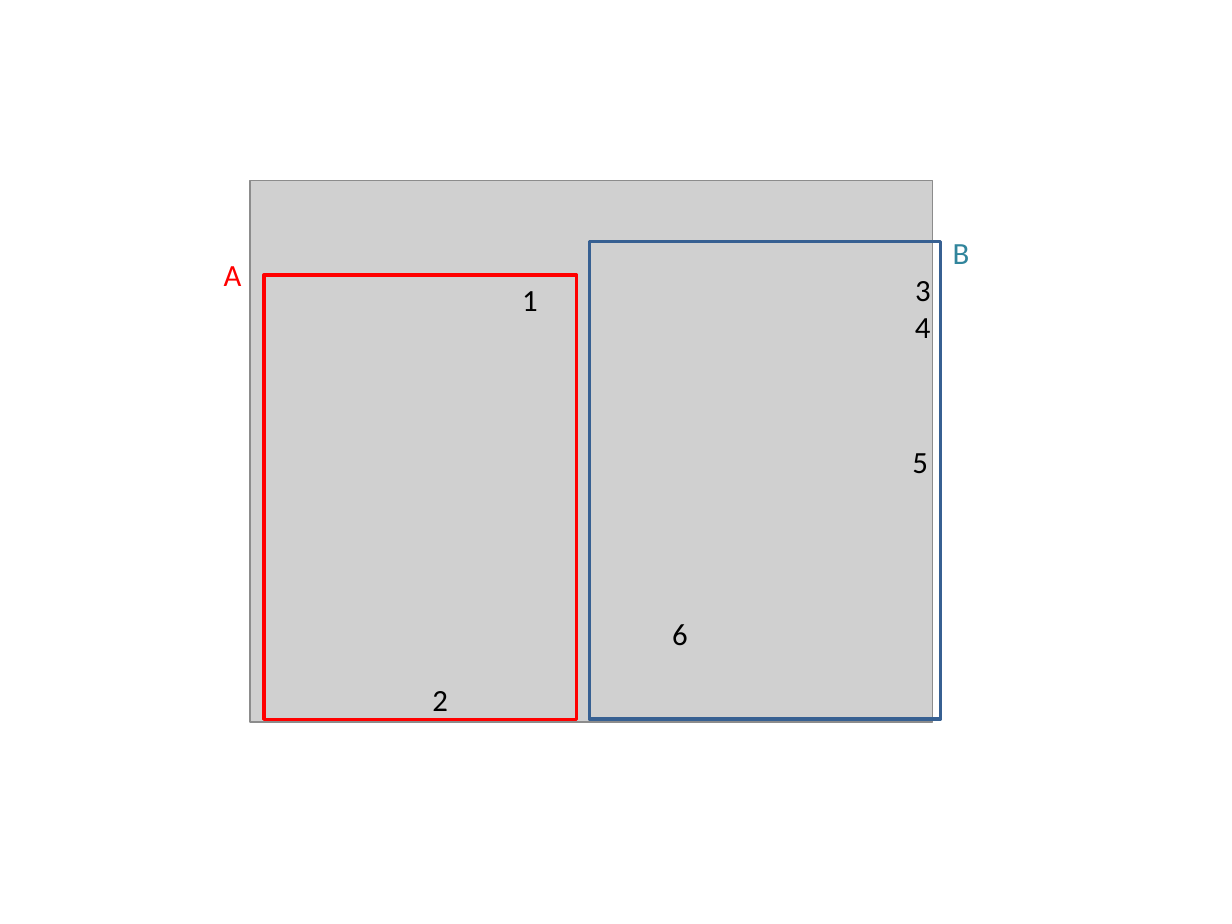
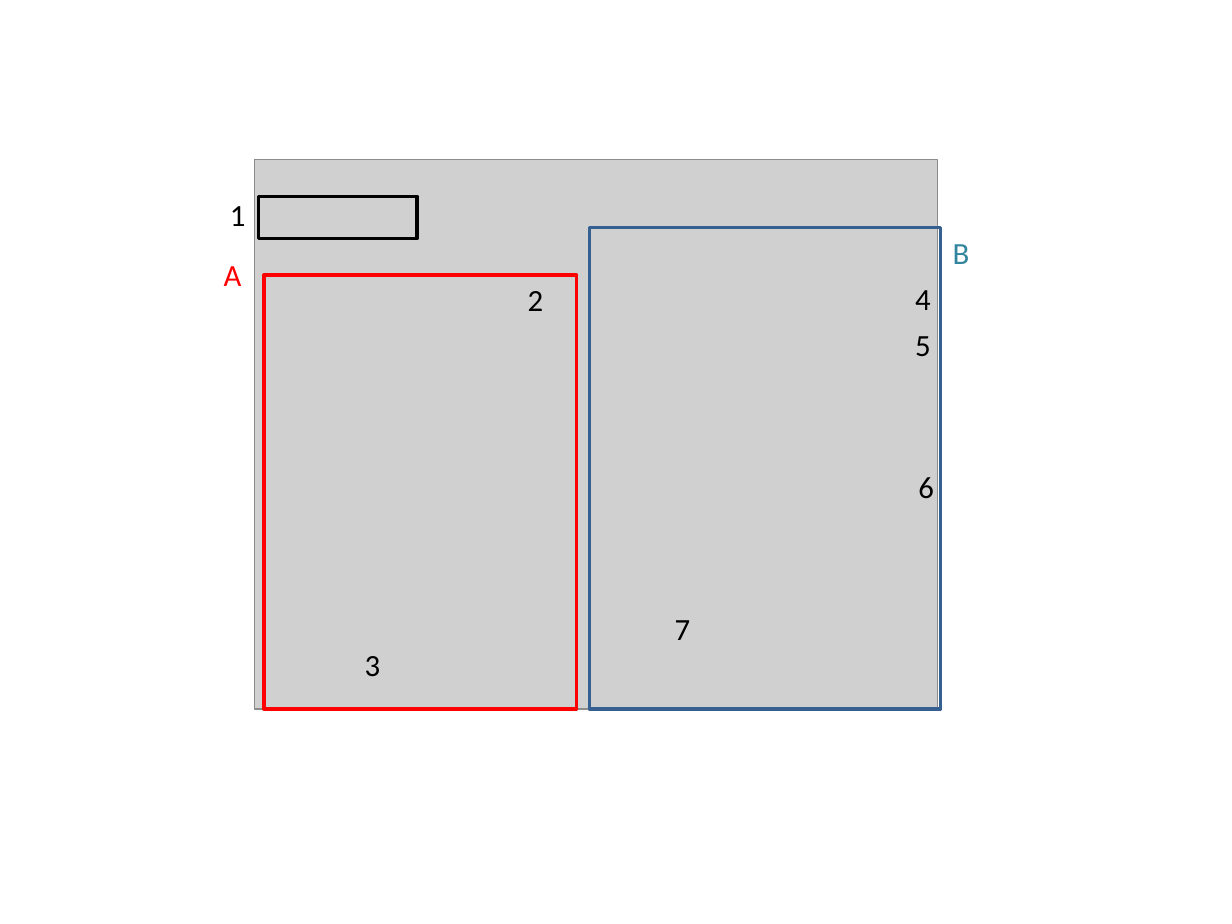
Before and after one commit to DePrettoM/EEGpal, a slide deck: slide 12 of Manuels/picture_EEGpal_manuals.pptx. Drawn at 1232x924 pixels with LibreOffice and Linux fonts; fonts in the diff are those of the drawing; grey boxes stand for pictures. Boxes give left, top, right and bottom in pixels: in the first picture for what was removed or moved away, otherwise in the second. Text is boxed around its words. In the diff, an @@ line names an element or a change of style, - is before the commit and + after.

```diff
--- a/Manuels/picture_EEGpal_manuals.pptx
+++ b/Manuels/picture_EEGpal_manuals.pptx
@@ picture: place and size @@
-picture at box(250, 180, 933, 722)
+picture at box(255, 160, 938, 710)
@@ text "1": place and size @@
-text "1" at box(522, 291, 538, 311)
+text "1" at box(230, 206, 246, 226)
@@ rectangle added at box(259, 196, 418, 238), outline #000000 2 pt @@
@@ rectangle: place and size @@
-rectangle at box(589, 241, 940, 719)
+rectangle at box(589, 228, 940, 710)
@@ rectangle: place and size @@
-rectangle at box(264, 275, 577, 719)
+rectangle at box(264, 275, 577, 708)
@@ text "2" rewrapped from box(432, 691, 448, 719) to box(528, 291, 544, 311) @@
@@ text "4": place and size @@
-text "4" at box(915, 318, 931, 338)
+text "4" at box(915, 290, 931, 310)
@@ text "5": place and size @@
-text "5" at box(912, 453, 928, 473)
+text "5" at box(915, 336, 931, 356)
@@ text "6": place and size @@
-text "6" at box(672, 624, 688, 646)
+text "6" at box(918, 477, 934, 499)
@@ text added at box(675, 620, 691, 640), 18 pt, text #000000 @@
+7
@@ text "3": place and size @@
-text "3" at box(915, 281, 931, 301)
+text "3" at box(365, 656, 381, 677)
```
Also in this commit, not shown: 13 other files.
